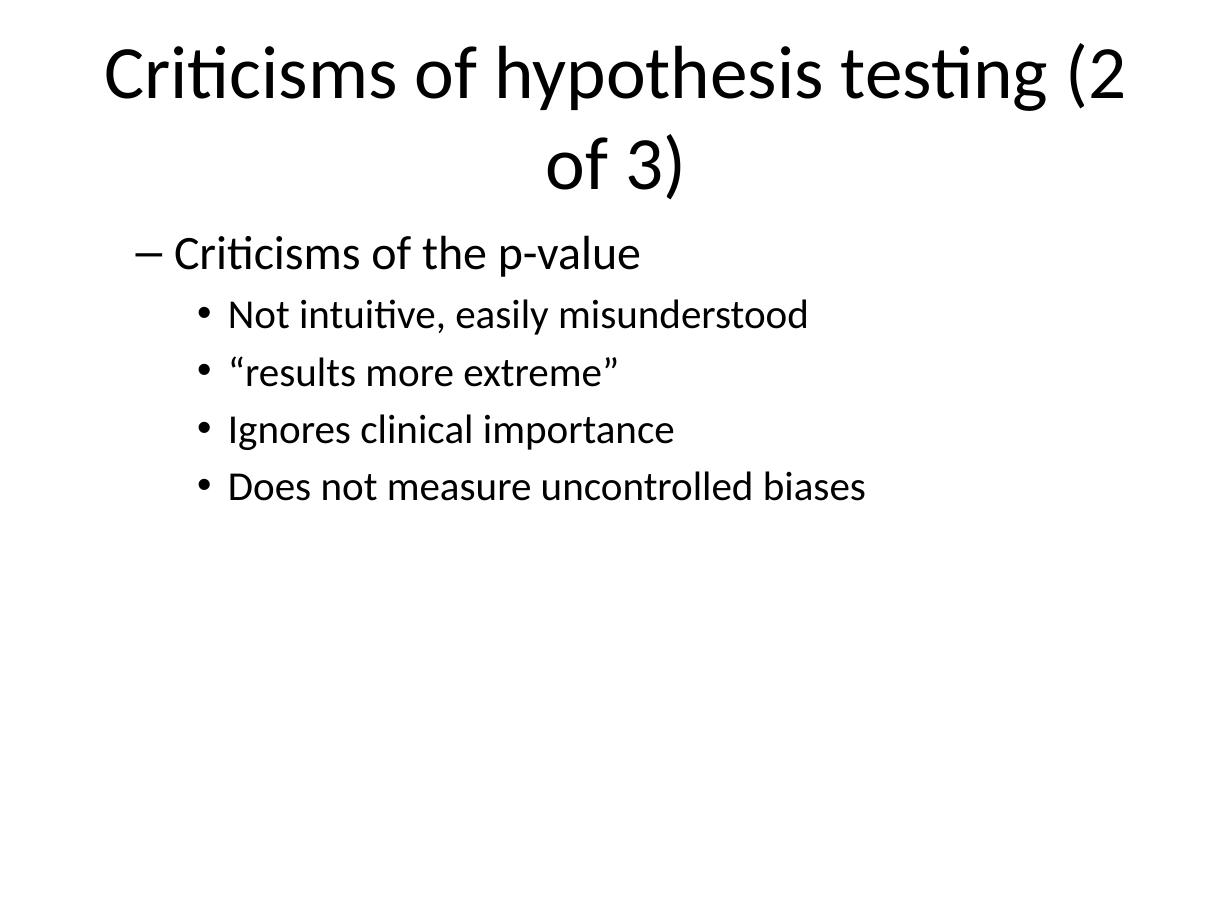
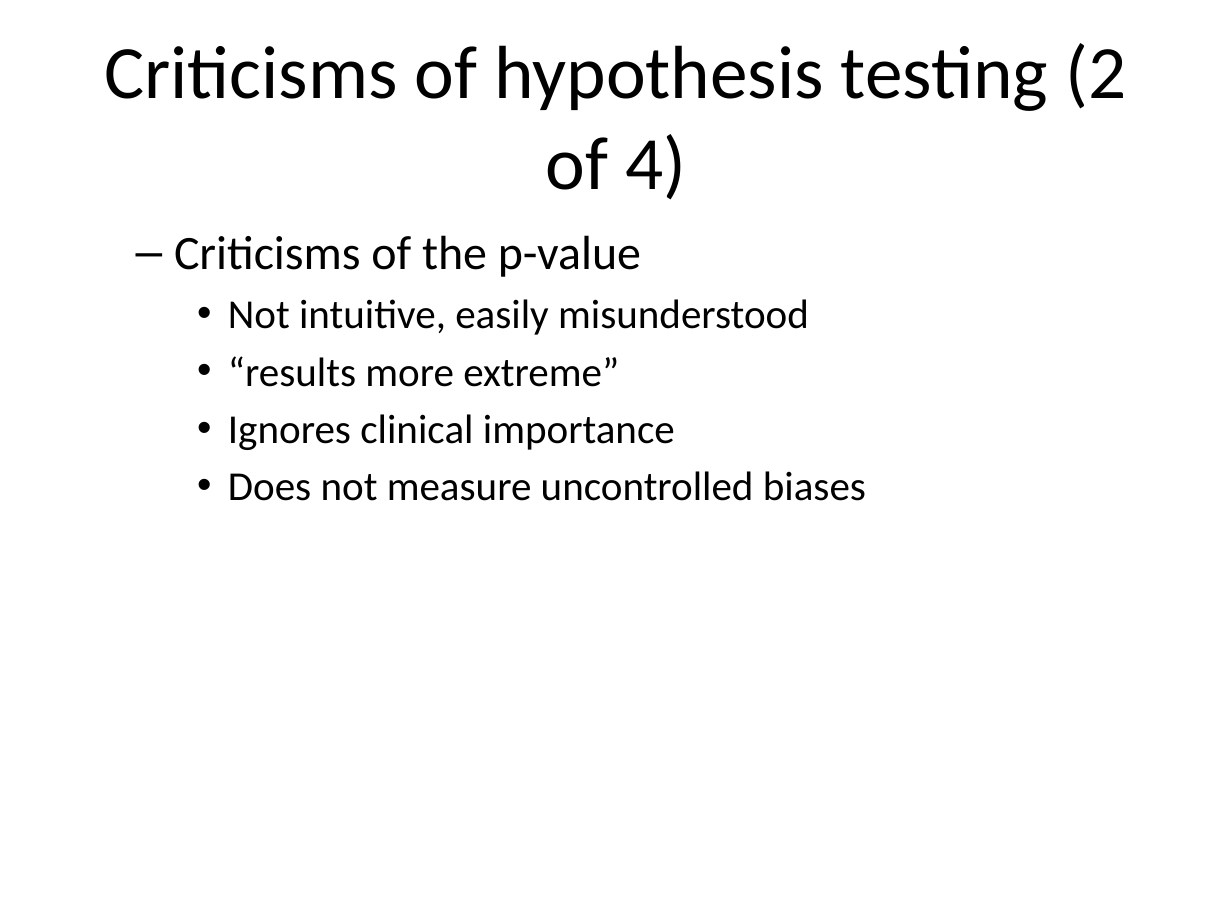
Before and after one commit to classes-medb/5510, a slide deck: slide 50 of src/video-12-hypothesis-testing.pptx. Drawn at 1232x924 pixels with LibreOffice and Linux fonts; fonts in the diff are those of the drawing. Boxes give left, top, right and bottom in pixels: in the first picture for what was removed or moved away, otherwise in the second. Text is boxed around its words. In the diff, an @@ line names an element or a change of style, - is before the commit and + after.

```diff
--- a/src/video-12-hypothesis-testing.pptx
+++ b/src/video-12-hypothesis-testing.pptx
@@ title at (104, 43, 1126, 200): text changed @@
-Criticisms of hypothesis testing (2 of 3)
+Criticisms of hypothesis testing (2 of 4)
```
Also in this commit, not shown: 8 other slides changed, 33 slides added, 3 slides removed, 21 other files.
